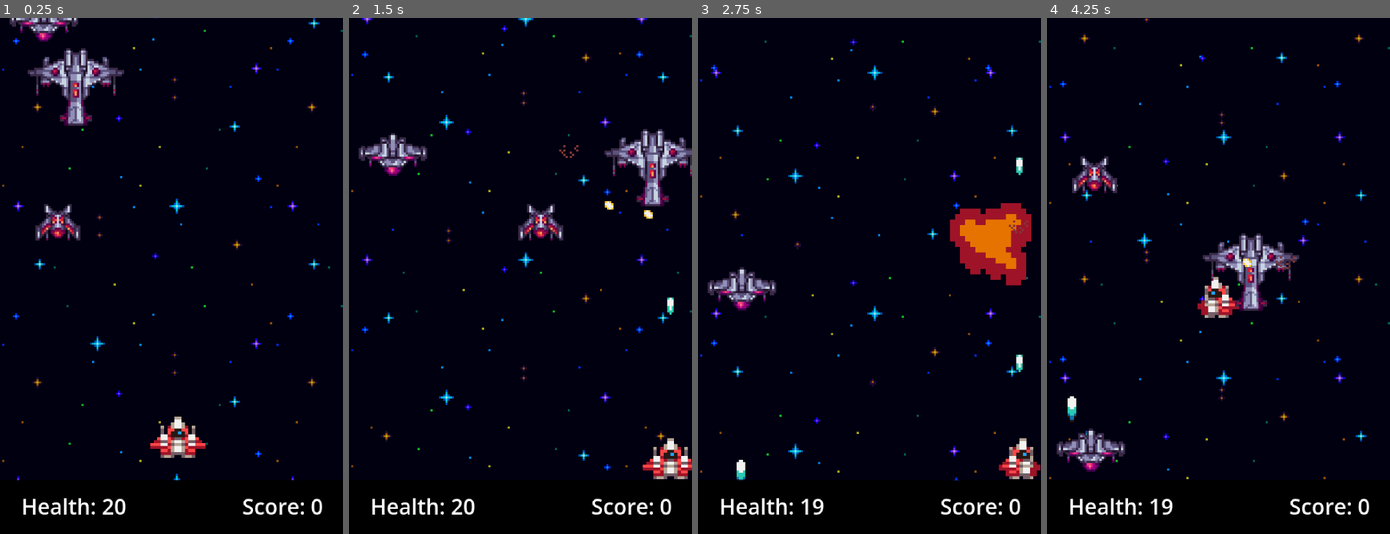
Above: before the commit, frames 1-4 (left to right).
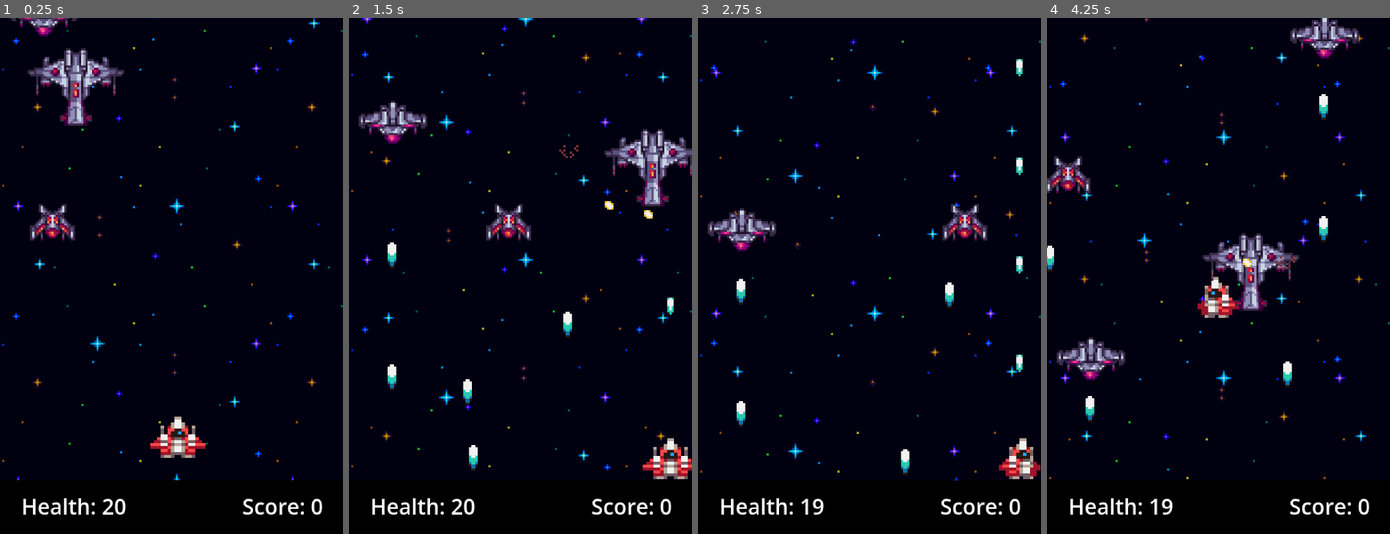
Above: after the commit, the same moments.

Repository: p4upi3/Game3_Shoot-EmUp
Game: Godot game, scene res://game.tscn
The game is run twice, just before and just after one commit, with the same random seed, the same clock (stepped at 60 frames per second) and the same inputs.
Inputs:
- Up to frame 1 (0.25 s): no input
- Up to frame 2 (1.5 s): tap Enter (ui_accept) at 0.5, 0.77 s; hold D (move_right) 0.53-1.28 s; hold Space (shoot) 0.53-1.28 s; hold S (move_down) from 1.28 s (still down); tap Space (shoot) at 1.35 s
- Up to frame 3 (2.75 s): tap Enter (ui_accept) at 1.52 s; release S (move_down) at 2.03 s; hold D (move_right) from 2.03 s (still down); hold Space (shoot) from 2.03 s (still down)
- Up to frame 4 (4.25 s): release D (move_right) at 2.78 s; release Space (shoot) at 2.78 s; hold W (move_up) 2.78-3.53 s; tap Space (shoot) at 2.85 s; tap Enter (ui_accept) at 3.02, 3.77 s; hold A (move_left) from 3.53 s (still down); hold Space (shoot) from 3.53 s (still down)

The runs differ from the first frame. In frame 1, 1.2% of the frame differs, in the area x 2-24%, y 0-44%; in frame 2, 3.4%; in frame 3, 5.3%, in the area x 2-98%, y 8-90%; in frame 4, 4.4%.

Commit message:
All enemies added

Diff:
--- a/game-3/bullet.gd
+++ b/game-3/bullet.gd
@@ -1,6 +1,6 @@
 extends Area2D
 
-@export var speed: float = 500.0
+@export var speed: float = 150.0
 @export var direction: Vector2 = Vector2.DOWN
 
 @onready var ray: RayCast2D = $RayCast2D
--- a/game-3/enemy1.gd
+++ b/game-3/enemy1.gd
@@ -35,7 +35,7 @@
 	var is_spawned_enemy = is_in_group("spawned_enemies")
 
 	if exiting:
-		velocity.x = direction * 85
+		velocity.x = direction * 65
 		move_and_slide()
 
 		if (
--- a/game-3/enemy_2.gd
+++ b/game-3/enemy_2.gd
@@ -10,10 +10,8 @@
 
 func _physics_process(delta: float) -> void:
 	var is_spawned_enemy = is_in_group("spawned_enemies")
-	velocity.x = direction * 50
+	velocity.x = direction * 40
 	move_and_slide()
-
-	var half_width = animated_sprite_2d.sprite_frames.get_frame_texture(animated_sprite_2d.animation, animated_sprite_2d.frame).get_size().x / 2
 
 	if position.x > 210:
 		queue_free()
--- a/game-3/enemy_3.gd
+++ b/game-3/enemy_3.gd
@@ -4,9 +4,16 @@
 
 const EXPLOSION = preload("res://explosion.tscn")
 var health = 3
+var direction = 1
+
 func _physics_process(delta: float) -> void:
-	velocity = Vector2(0, 50)
+	var is_spawned_enemy = is_in_group("spawned_enemies")
+	velocity.y = direction * 40
 	move_and_slide()
+
+	if position.y > 500:
+		queue_free()
+	return
 
 func _ready() -> void:
 	$Timer.start(0.5)
--- a/game-3/enemy_spawner.gd
+++ b/game-3/enemy_spawner.gd
@@ -2,6 +2,7 @@
 
 const ENEMY_SCENE1 = preload("res://enemy1.tscn")
 const ENEMY_SCENE2 = preload("res://enemy_2.tscn")
+const ENEMY_SCENE3 = preload("res://enemy_3.tscn")
 
 @export var spawn_interval: float = 3.0
 @export var offscreen_padding: float = 40.0
@@ -19,6 +20,7 @@
 func _on_spawn_timer_timeout() -> void:
 	spawn_enemy1()
 	spawn_enemy2()
+	spawn_enemy3()
 
 
 func spawn_enemy1() -> void:
@@ -68,3 +70,27 @@
 		0 - offscreen_padding,
 		spawn_y
 	)
+
+func spawn_enemy3() -> void:
+	var existing_enemies = get_tree().get_nodes_in_group("spawned_enemies")
+
+	if existing_enemies.size() >= max_spawned_enemies:
+		return
+
+	var enemy = ENEMY_SCENE3.instantiate()
+
+	get_tree().current_scene.add_child(enemy)
+
+	enemy.add_to_group("spawned_enemies")
+
+	var viewport_size = get_viewport_rect().size
+
+	var spawn_x = randf_range(
+		20.0,
+		viewport_size.x - 20.0
+	)
+
+	enemy.global_position = Vector2(
+		spawn_x,
+		0 - offscreen_padding
+	)
